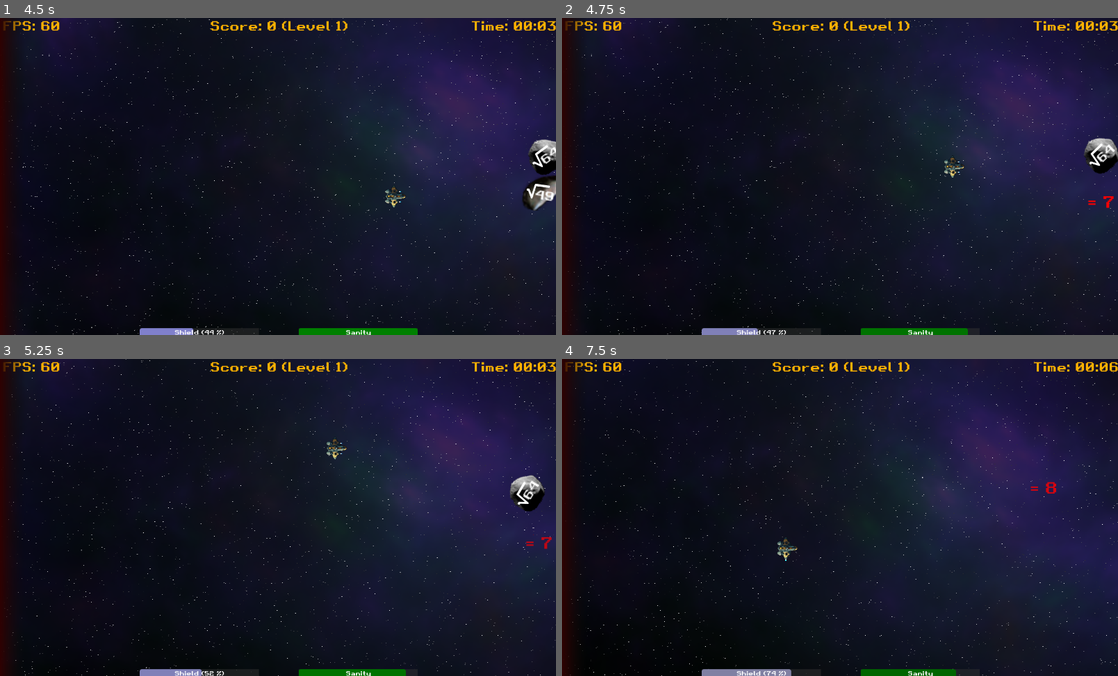
Above: before the commit, frames 1-4 (two rows, left to right).
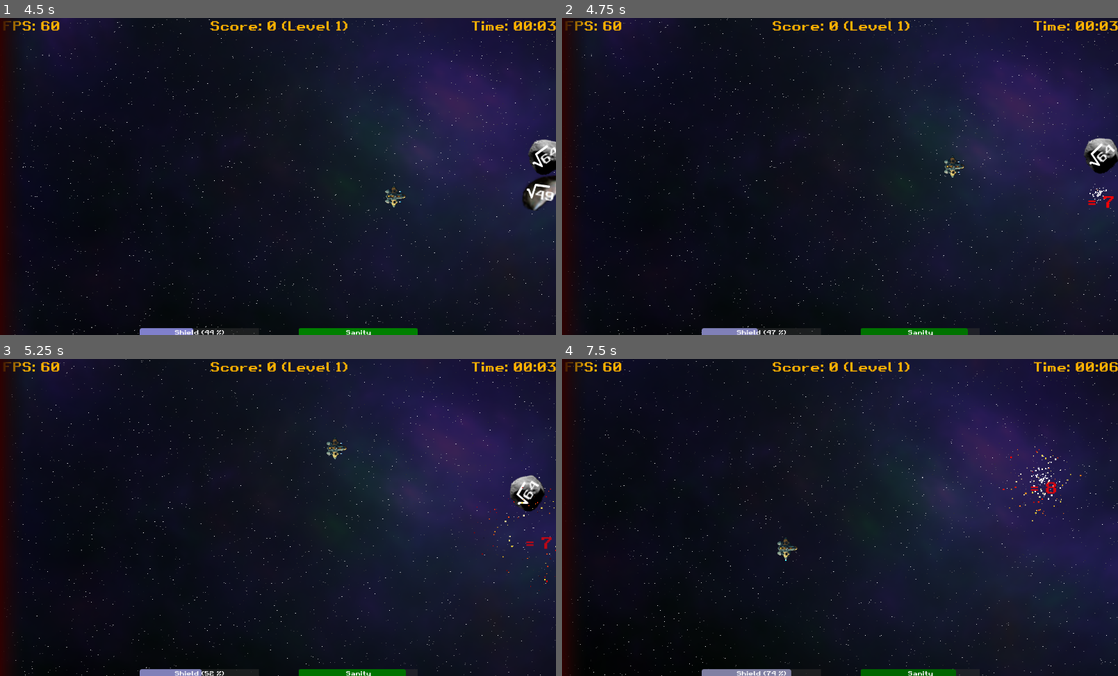
Above: after the commit, the same moments.

Repository: gingerr/ggj-2023-roots-one
Game: Godot game, scene res://MainMenu.tscn
The game is run twice, just before and just after one commit, with the same random seed, the same clock (stepped at 60 frames per second) and the same inputs.
Inputs:
- Up to frame 1 (4.5 s): click "New Game" at 0.5 s; tap Enter (ui_accept) at 1.25, 1.52, 2.27, 3.77 s; hold Right (ui_right) 1.28-2.03 s; hold Down (ui_down) 2.03-2.78 s; hold Right (ui_right) 2.78-3.53 s; hold Up (ui_up) 3.53-4.28 s; hold Left (ui_left) from 4.28 s (still down)
- Up to frame 2 (4.75 s): keep holding Left (ui_left); tap Enter (ui_accept) at 4.52 s
- Up to frame 3 (5.25 s): keep holding Left (ui_left)
- Up to frame 4 (7.5 s): tap Enter (ui_accept) at 5.27, 6.77 s; release Left (ui_left) at 5.78 s; hold Down (ui_down) 5.78-6.53 s; hold Right (ui_right) 6.53-7.28 s; hold Up (ui_up) from 7.28 s (still down)

Frame 1 is identical in both runs. In frame 2, less than 0.1% of the frame differs, in the area x 94-98%, y 53-59%; in frame 3, less than 0.1%; in frame 4, 0.2%, in the area x 79-94%, y 26-52%.

Commit message:
Revert "."
This reverts commit 0077cd6e0e5e4f358ad3de047abdb8a6a7cb6d74.

Diff:
--- a/Explosion.tscn
+++ b/Explosion.tscn
@@ -16,12 +16,18 @@
 amount = 256
 lifetime = 1.5
 speed_scale = 2.0
-explosiveness = 1.0
+explosiveness = 0.5
 randomness = 1.0
 lifetime_randomness = 1.0
-direction = Vector2(0, 0)
+direction = Vector2(2.08165e-12, 2.08165e-12)
 spread = 180.0
 gravity = Vector2(-12, 0)
+initial_velocity_min = 24.0
+initial_velocity_max = 30.0
+radial_accel_min = -10.0
+radial_accel_max = -10.0
+scale_amount_min = 0.4
+scale_amount_max = 4.0
 color_ramp = SubResource("1")
 script = ExtResource("3")
 
@@ -39,5 +45,9 @@
 lifetime_randomness = 1.0
 spread = 180.0
 gravity = Vector2(0, 0)
+initial_velocity_min = 5.0
+initial_velocity_max = 50.0
+scale_amount_min = 0.5
+scale_amount_max = 0.5
 color_ramp = SubResource("2")
 script = ExtResource("3")
Not shown: 1 places in Explosion.tscn that only renumber resources
